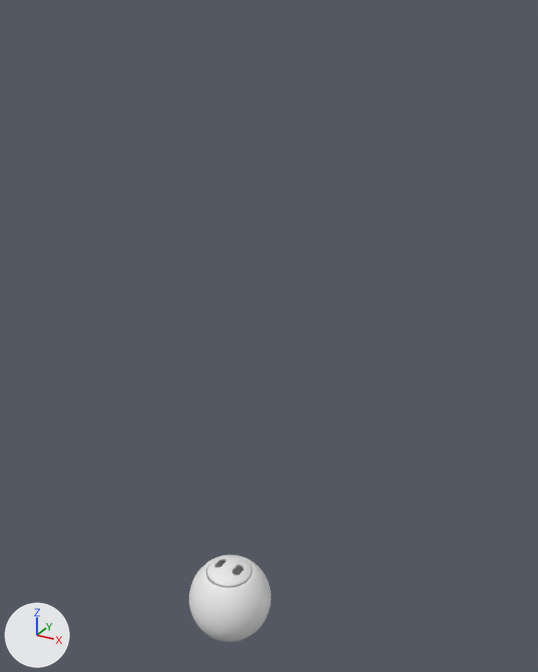
Renders of the Blender file Models/ExerciseBall/rat-exercise-ball.blend from each side of a commit.
Rendered twice from a camera (50 mm lens) standing at (7.56, -11.81, 13.02) and looking at (0.07, 1.82, 6.21). Lighting does not change. The marker at lower left points along +X, +Y and +Z.

In view in the first picture: 'Ball', 'CapTop'.
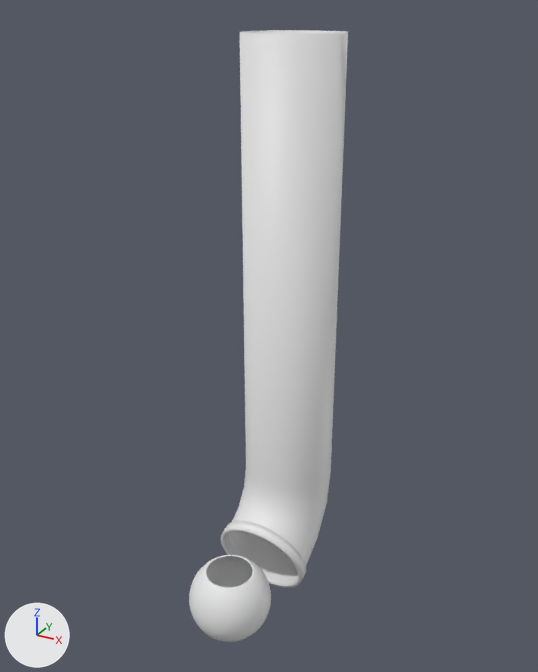
Edits to the bpy script that builds the scene:
```text
Add cu_beziercircle_001:
    cu_beziercircle_001 = bpy.data.curves.new('BezierCircle.001', 'CURVE')
    cu_beziercircle_001.dimensions = '3D'
    _sp = cu_beziercircle_001.splines.new('BEZIER'); _sp.bezier_points.add(3)
    _sp.bezier_points.foreach_set('co', [-1.0, 0.0, 0.0, 0.0, 1.0, 0.0, 1.0, 0.0, 0.0, 0.0, -1.0, 0.0])
    _sp.bezier_points.foreach_set('handle_left', [-1.0, -0.552, 0.0, -0.552, 1.0, 0.0, 1.0, 0.552, 0.0, 0.552, -1.0, 0.0])
    _sp.bezier_points.foreach_set('handle_right', [-1.0, 0.552, 0.0, 0.552, 1.0, 0.0, 1.0, -0.552, 0.0, -0.552, -1.0, 0.0])
    for _p, _l, _r in zip(_sp.bezier_points, ['AUTO', 'AUTO', 'AUTO', 'AUTO'], ['AUTO', 'AUTO', 'AUTO', 'AUTO']): _p.handle_left_type = _l; _p.handle_right_type = _r
    _sp.order_u = 0
    _sp.order_v = 0
    _sp.use_cyclic_u = True
    cu_beziercircle_001.use_path = True
    cu_beziercircle_001.use_path_clamp = True
    cu_beziercircle_001.extrude = 0.11
    cu_beziercircle_001.fill_mode = 'FULL'
Add cu_beziercircle:
    cu_beziercircle = bpy.data.curves.new('BezierCircle', 'CURVE')
    cu_beziercircle.dimensions = '3D'
    _sp = cu_beziercircle.splines.new('BEZIER'); _sp.bezier_points.add(3)
    _sp.bezier_points.foreach_set('co', [-1.0, 0.0, 0.0, 0.0, 1.0, 0.0, 1.0, 0.0, 0.0, 0.0, -1.0, 0.0])
    _sp.bezier_points.foreach_set('handle_left', [-1.0, -0.552, 0.0, -0.552, 1.0, 0.0, 1.0, 0.552, 0.0, 0.552, -1.0, 0.0])
    _sp.bezier_points.foreach_set('handle_right', [-1.0, 0.552, 0.0, 0.552, 1.0, 0.0, 1.0, -0.552, 0.0, -0.552, -1.0, 0.0])
    for _p, _l, _r in zip(_sp.bezier_points, ['AUTO', 'AUTO', 'AUTO', 'AUTO'], ['AUTO', 'AUTO', 'AUTO', 'AUTO']): _p.handle_left_type = _l; _p.handle_right_type = _r
    _sp.order_u = 0
    _sp.order_v = 0
    _sp.use_cyclic_u = True
    cu_beziercircle.use_path = True
    cu_beziercircle.use_path_clamp = True
    cu_beziercircle.fill_mode = 'FULL'
Add cu_plane:
    cu_plane = bpy.data.curves.new('Plane', 'CURVE')
    cu_plane.dimensions = '3D'
    _sp = cu_plane.splines.new('POLY'); _sp.points.add(6)
    _sp.points.foreach_set('co', [0.0, 0.0, 0.0, 0.0, 0.0, 1.028, 0.0, 0.0, 0.0, 1.782, 0.15, 0.0, 0.0, 2.422, 0.578, 0.0, 0.0, 2.85, 1.218, 0.0, 0.0, 3.0, 1.972, 0.0, 0.0, 3.0, 12.59, 0.0])
    _sp.order_v = 0
    _sp.resolution_v = 0
    _sp.use_endpoint_u = True
    cu_plane.use_path_clamp = True
    cu_plane.bevel_mode = 'OBJECT'
    cu_plane.fill_mode = 'FULL'
    cu_plane.bevel_factor_start = 0.291
    cu_plane.bevel_object = ob_beziercircle
Change ob_captop:
    add ob_captop.hide_set(True)
Add ob_beziercircle_001:
    ob_beziercircle_001 = bpy.data.objects.new('BezierCircle.001', cu_beziercircle_001)
    ob_beziercircle_001.location = (0.0, 1.61, 0.11)
    ob_beziercircle_001.rotation_euler = (-1.231, 0.0, 0.0)  # degrees (-71, 0, 0)
    ob_beziercircle_001.scale = (1.18, 1.18, 1.18)
    ob_beziercircle_001.instance_type = 'FACES'
    _m = ob_beziercircle_001.modifiers.new('Solidify', 'SOLIDIFY')
    _m.thickness = 0.09
    _m.nonmanifold_thickness_mode = 'FIXED'
    _m.nonmanifold_merge_threshold = 0.0003
Add ob_beziercircle:
    ob_beziercircle = bpy.data.objects.new('BezierCircle', cu_beziercircle)
    ob_beziercircle.location = (0.0, 0.0, 0.0)
    ob_beziercircle.scale = (1.12, 1.12, 1.12)
Add ob_plane:
    ob_plane = bpy.data.objects.new('Plane', cu_plane)
    ob_plane.location = (0.0, 0.0, 0.0)
    _m = ob_plane.modifiers.new('Solidify', 'SOLIDIFY')
    _m.thickness = 0.06
    _m.nonmanifold_thickness_mode = 'FIXED'
    _m.nonmanifold_merge_threshold = 0.0003
```

Changed parts and their boxes [x1, y1, x2, y2] in the pictures (538 x 672 px):
'Plane', added
    after: [226, 30, 348, 582]
'BezierCircle.001', added
    after: [221, 521, 306, 588]
'CapTop', hidden
    before: [207, 555, 252, 587]
